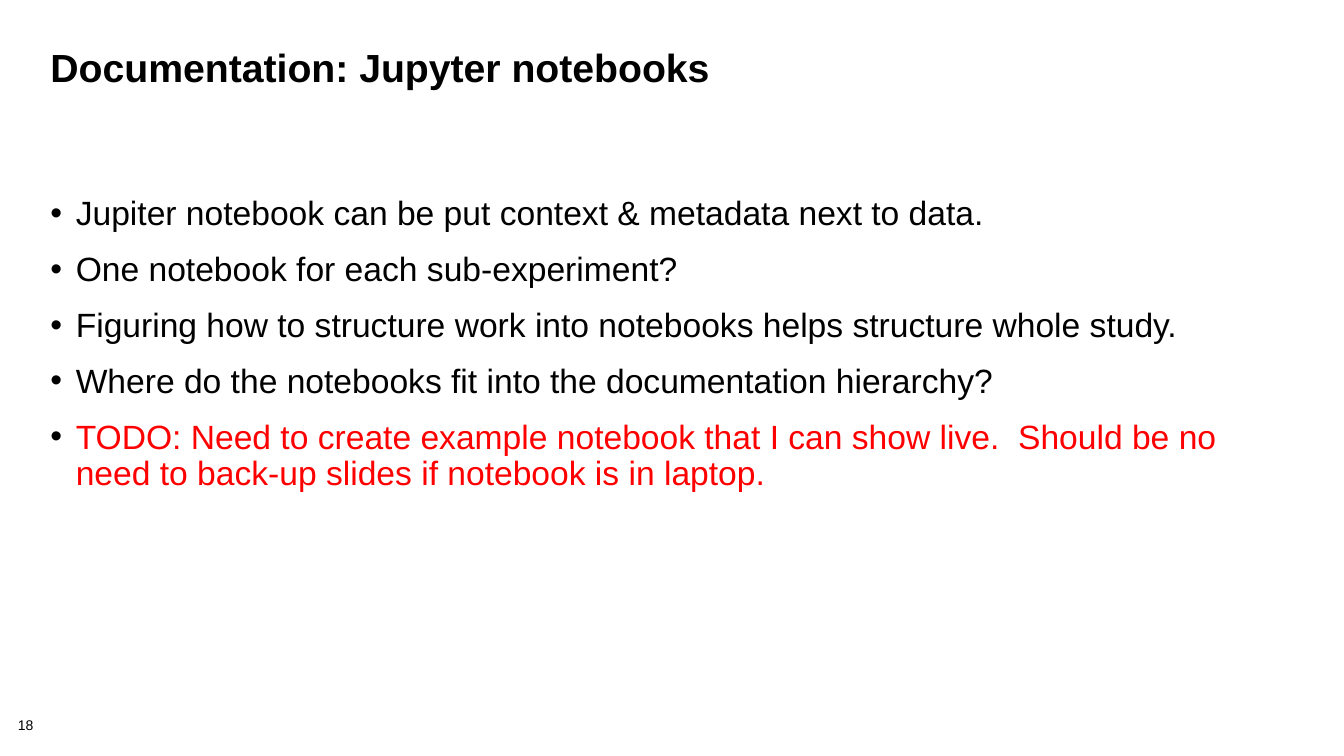
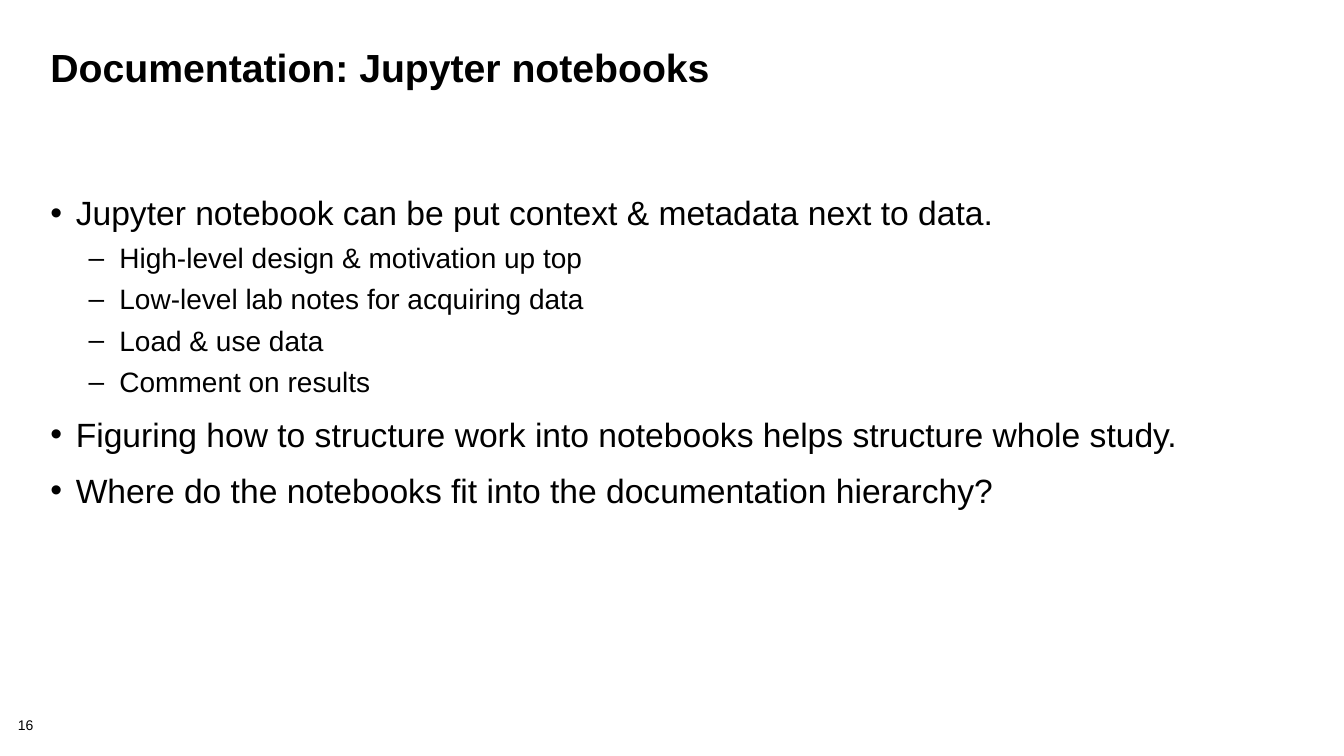
Before and after one commit to bssw-tutorial/presentations, a slide deck: slide 16 of computational-expts.pptx (slide 18 before the commit). Drawn at 1344x756 pixels with LibreOffice and Linux fonts; fonts in the diff are those of the drawing; background and template pictures are left out. Boxes give left, top, right and bottom in pixels: in the first picture for what was removed or moved away, otherwise in the second. Text is boxed around its words. In the diff, an @@ line names an element or a change of style, - is before the commit and + after.

```diff
--- a/computational-expts.pptx
+++ b/computational-expts.pptx
@@ text at box(76, 200, 993, 393): text changed; size 24 to 20 pt @@
-• Jupiter notebook can be put context & metadata next to data.
-• One notebook for each sub-experiment?
+• Jupyter notebook can be put context & metadata next to data.
+  – High-level design & motivation up top
+  – Low-level lab notes for acquiring data
+  – Load & use data
+  – Comment on results
@@ text at box(76, 424, 1216, 492): paragraph removed @@
-• TODO: Need to create example notebook that I can show live. Should be no need to back-up slides if notebook is in laptop.
```
Also in this commit, not shown: 6 other slides changed, 2 slides removed.
